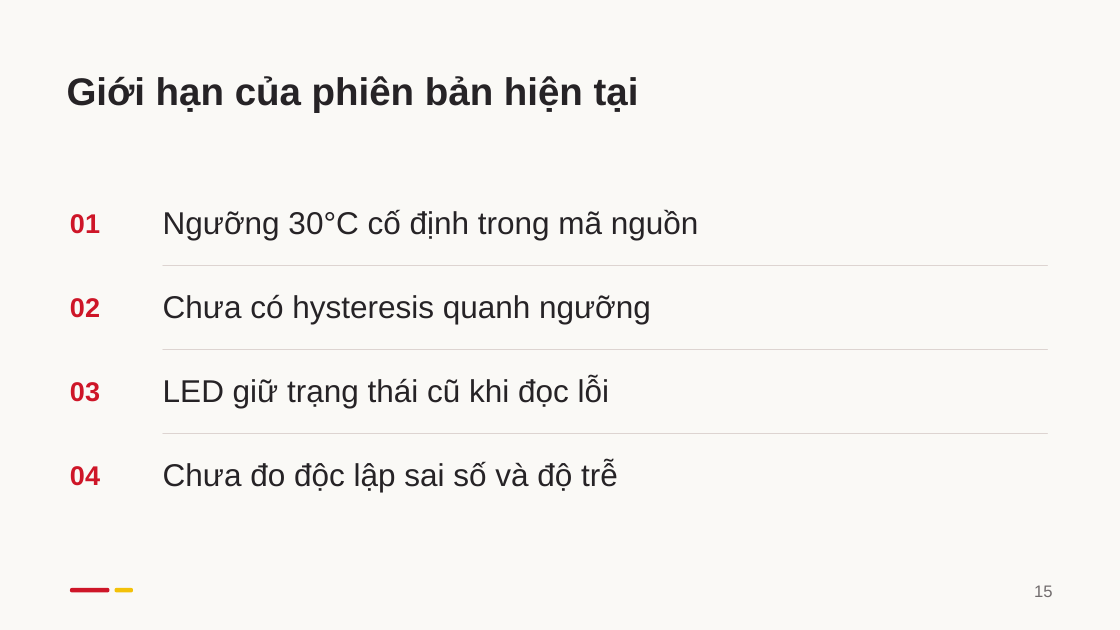
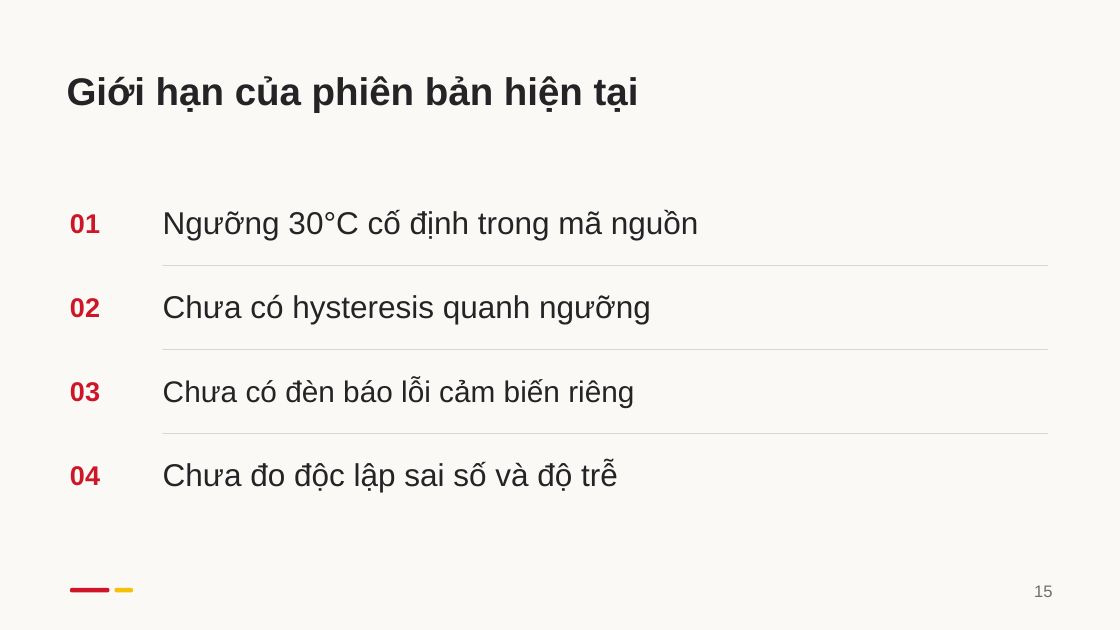
Before and after one commit to kudohieu1209/ET1-DA2, a slide deck: slide 15 of docs/report/slides/DA2_Bao_cao_HUST.pptx. Drawn at 1120x630 pixels with LibreOffice and Linux fonts; fonts in the diff are those of the drawing. Boxes give left, top, right and bottom in pixels: in the first picture for what was removed or moved away, otherwise in the second. Text is boxed around its words. In the diff, an @@ line names an element or a change of style, - is before the commit and + after.

```diff
--- a/docs/report/slides/DA2_Bao_cao_HUST.pptx
+++ b/docs/report/slides/DA2_Bao_cao_HUST.pptx
@@ text at (163, 378, 634, 407): text changed; size 27 to 25.5 pt @@
-LED giữ trạng thái cũ khi đọc lỗi
+Chưa có đèn báo lỗi cảm biến riêng
```
Also in this commit, not shown: 8 other slides changed, 4 slides added, 7 slides removed, 7 other files.
